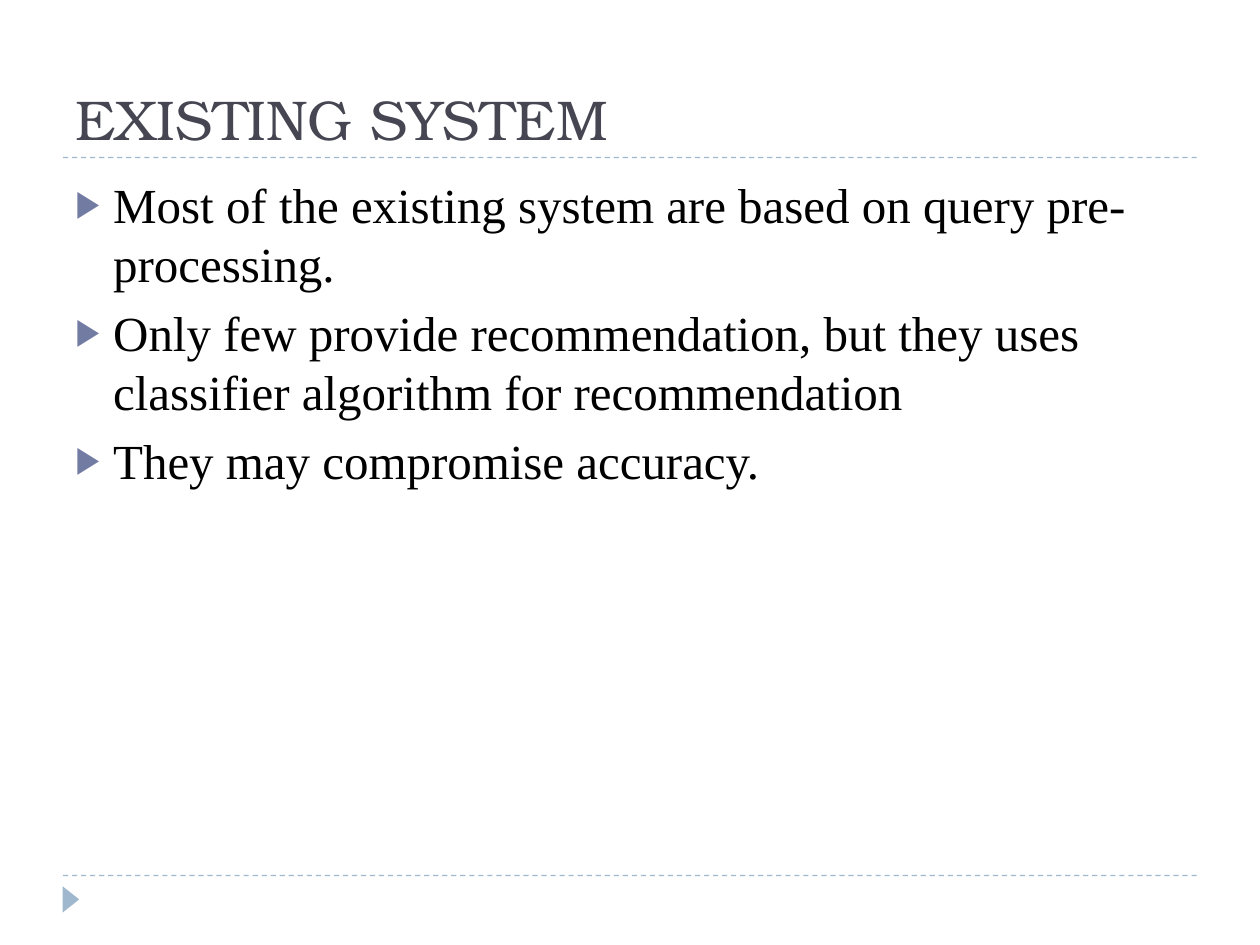
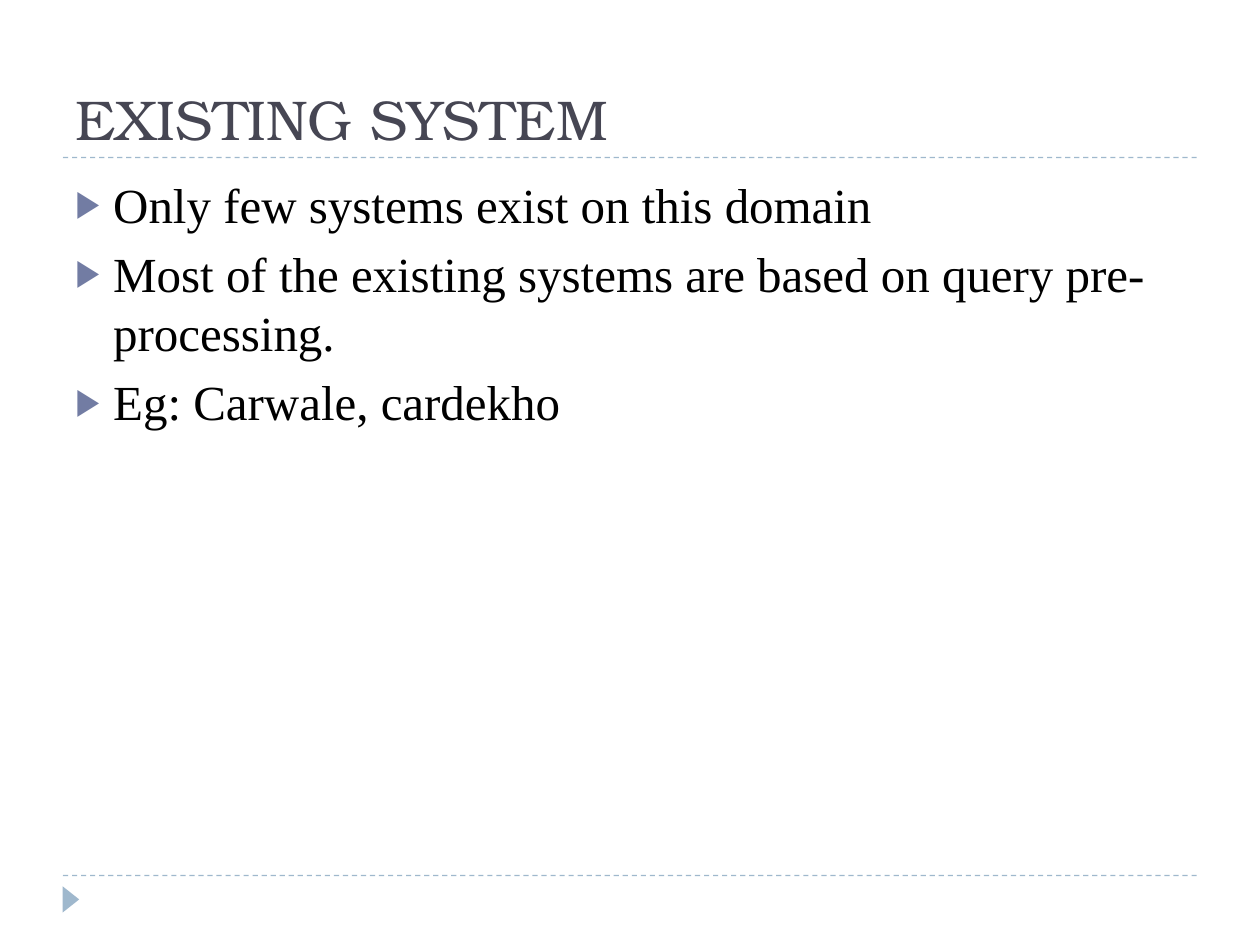
Before and after one commit to anjanaajikumar/mainproject, a slide deck: slide 4 of ppt/59_review.pptx. Drawn at 1260x945 pixels with LibreOffice and Linux fonts; fonts in the diff are those of the drawing. Boxes give left, top, right and bottom in pixels: in the first picture for what was removed or moved away, otherwise in the second. Text is boxed around its words. In the diff, an @@ line names an element or a change of style, - is before the commit and + after.

Commit message:
modify

```diff
--- a/ppt/59_review.pptx
+++ b/ppt/59_review.pptx
@@ text at bbox=[113, 188, 1145, 430]: text changed @@
-▶ Most of the existing system are based on query pre-processing.
-▶ Only few provide recommendation, but they uses classifier algorithm for recommendation
-▶ They may compromise accuracy.
+▶ Only few systems exist on this domain
+▶ Most of the existing systems are based on query pre-processing.
+▶ Eg: Carwale, cardekho
```
Also in this commit, not shown: 2 other slides changed.
